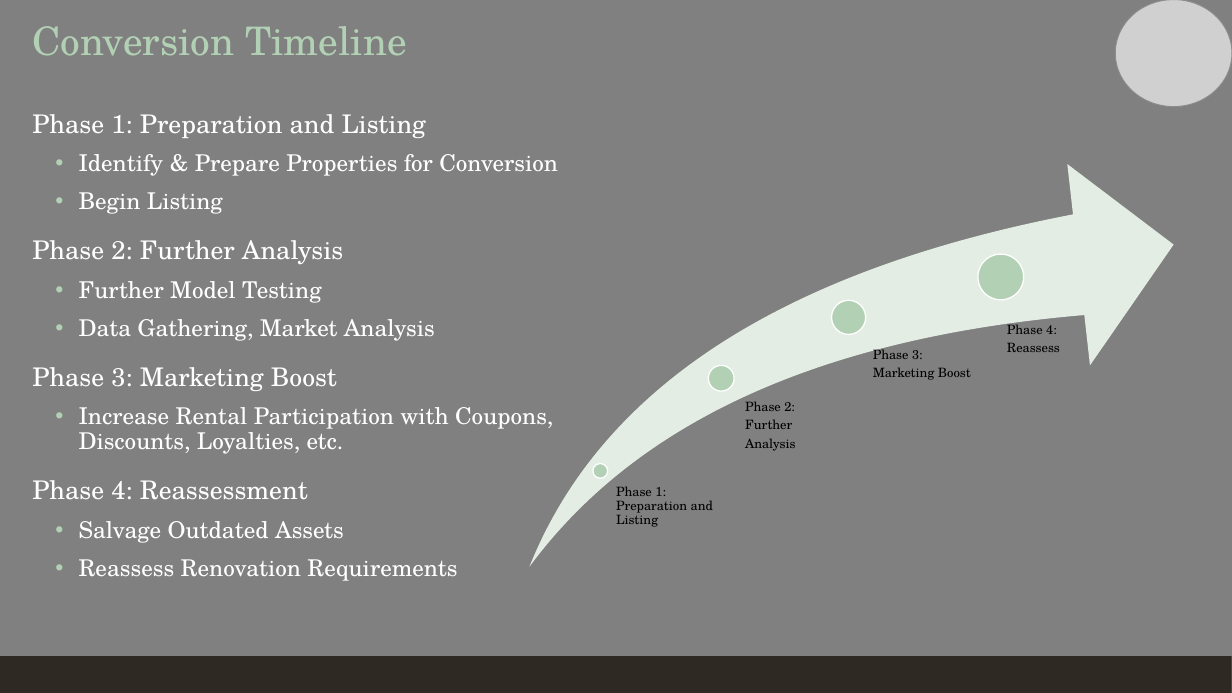
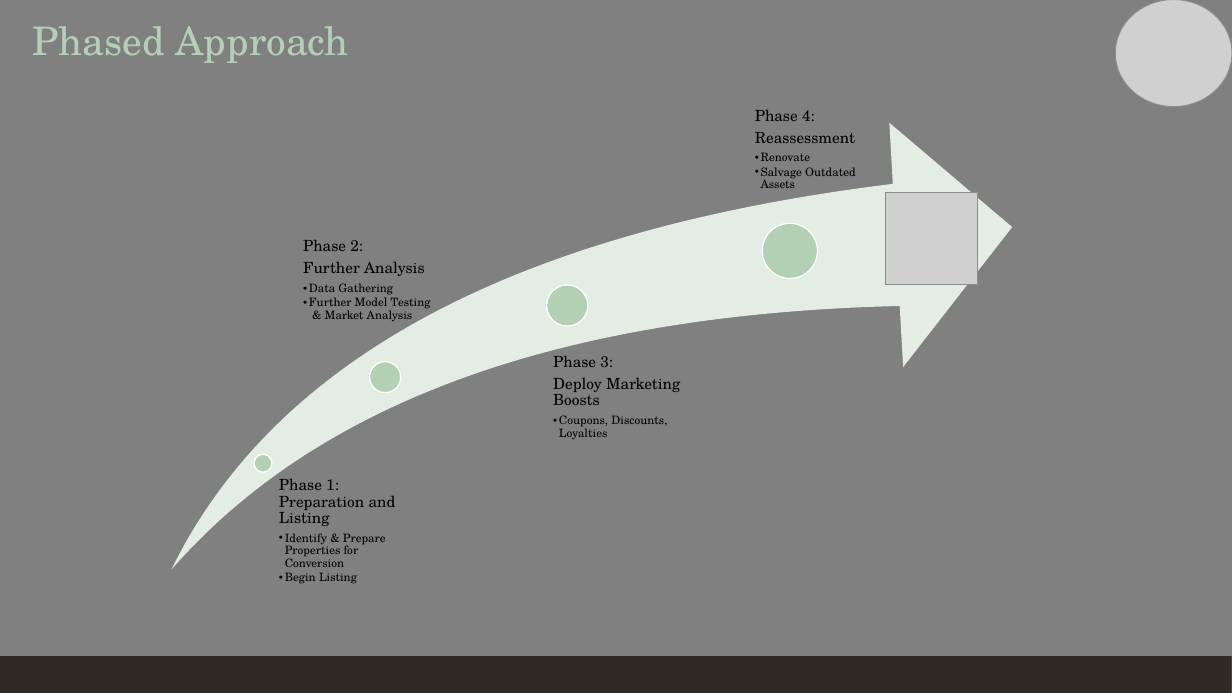
Before and after one commit to ShivaPrab/Capstone, a slide deck: slide 7 of Analysis and Reccomendation Presentation.pptx. Drawn at 1232x693 pixels with LibreOffice and Linux fonts; fonts in the diff are those of the drawing; grey boxes stand for pictures. Boxes give left, top, right and bottom in pixels: in the first picture for what was removed or moved away, otherwise in the second. Text is boxed around its words. In the diff, an @@ line names an element or a change of style, - is before the commit and + after.

```diff
--- a/Analysis and Reccomendation Presentation.pptx
+++ b/Analysis and Reccomendation Presentation.pptx
@@ title at (32, 26, 349, 63): text changed @@
-Conversion Timeline
+Phased Approach
@@ swoosh arrow at (172, 84, 1018, 615): rotation 0 to 3 degrees @@
@@ text removed at (32, 114, 558, 581) @@
-Phase 1: Preparation and Listing
-  • Identify & Prepare Properties for Conversion
-  • Begin Listing
-Phase 2: Further Analysis
-  • Further Model Testing
-  • Data Gathering, Market Analysis
-Phase 3: Marketing Boost
-  • Increase Rental Participation with Coupons, Discounts, Loyalties, etc.
-Phase 4: Reassessment
-  • Salvage Outdated Assets
-  • Reassess Renovation Requirements
@@ text added at (755, 110, 856, 188), 9 pt, text #000000 @@
+Phase 4:
+Reassessment
+  • Renovate
+  • Salvage Outdated Assets
@@ picture added at (885, 192, 978, 285) @@
@@ ellipse: place and size @@
-ellipse at (832, 300, 866, 335)
+ellipse at (762, 224, 818, 279)
@@ text added at (303, 240, 431, 321), 9 pt, text #000000 @@
+Phase 2:
+Further Analysis
+  • Data Gathering
+  • Further Model Testing & Market Analysis
@@ ellipse: place and size @@
-ellipse at (978, 254, 1024, 300)
+ellipse at (547, 285, 589, 326)
@@ text removed at (1007, 321, 1060, 352) @@
-Phase 4:
-Reassess
@@ text added at (553, 356, 680, 439), 12 pt, text #000000 @@
+Phase 3:
+Deploy Marketing Boosts
+  • Coupons, Discounts, Loyalties
@@ text removed at (873, 346, 971, 380) @@
-Phase 3:
-Marketing Boost
@@ ellipse: place and size @@
-ellipse at (709, 365, 735, 391)
+ellipse at (370, 361, 401, 393)
@@ text removed at (745, 401, 795, 451) @@
-Phase 2:
-Further
-Analysis
@@ ellipse: place and size @@
-ellipse at (593, 464, 608, 479)
+ellipse at (254, 455, 272, 472)
@@ text "Phase 1: Preparation and Listing": place and size @@
-text "Phase 1: Preparation and Listing" at (616, 486, 713, 527)
+text "Phase 1: Preparation and Listing" at (279, 479, 396, 584)
@@ text at (279, 479, 396, 526): size 10 to 12 pt in "Phase 1: Preparation and Listing" @@
@@ text at (285, 533, 386, 584): paragraphs added @@
+  • Identify & Prepare Properties for Conversion
+  • Begin Listing
```
Also in this commit, not shown: 1 other slide changed, 1 other file.
